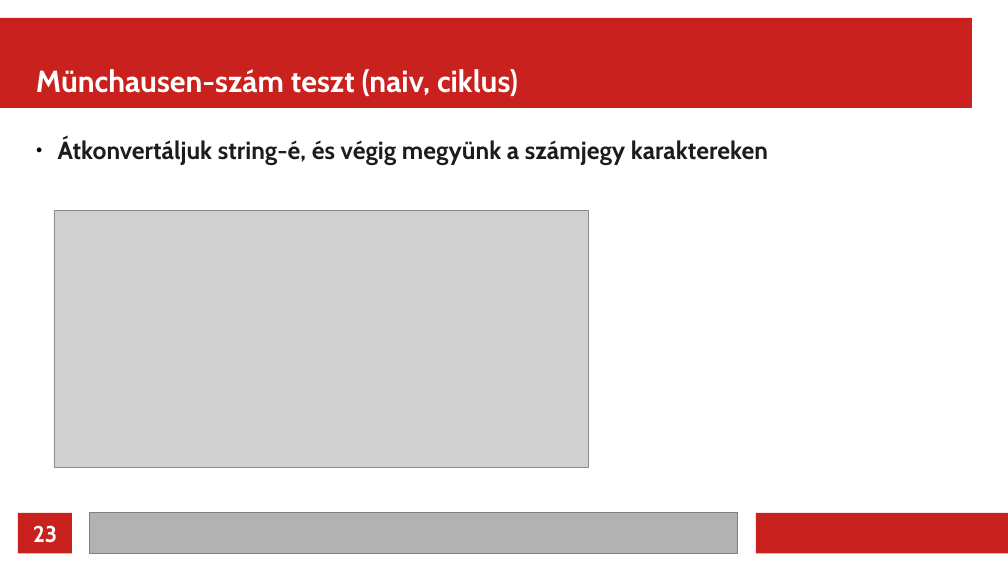
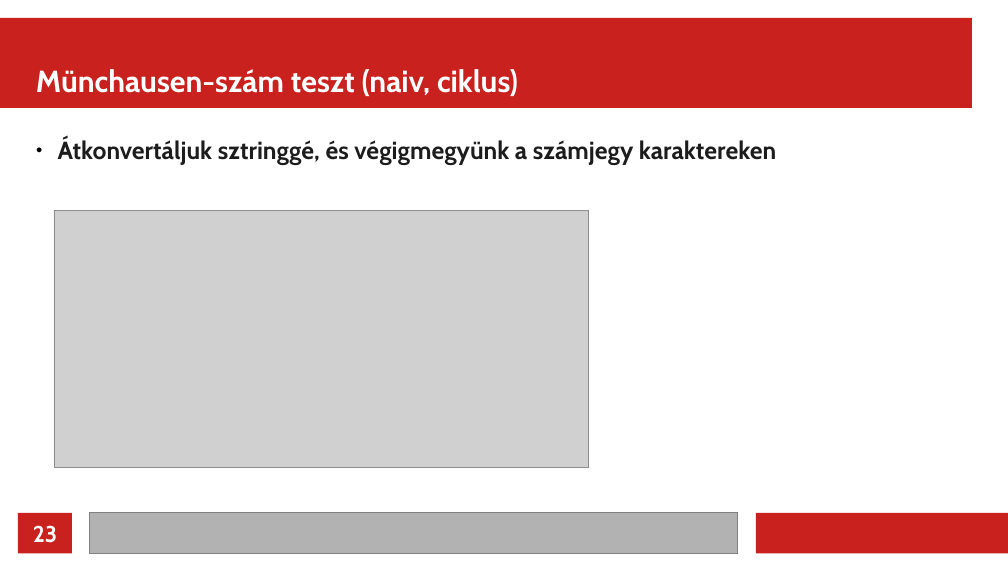
Before and after one commit to rkeeves/munchausen, a slide deck: slide 23 of presentation/munchausen_basic.odp. Drawn at 1008x567 pixels with LibreOffice and Linux fonts; fonts in the diff are those of the drawing; grey boxes stand for pictures. Boxes give left, top, right and bottom in pixels: in the first picture for what was removed or moved away, otherwise in the second. Text is boxed around its words. In the diff, an @@ line names an element or a change of style, - is before the commit and + after.

Commit message:
Grammar and content formatting fixes

```diff
--- a/presentation/munchausen_basic.odp
+++ b/presentation/munchausen_basic.odp
@@ text at bbox=[58, 139, 776, 165]: text changed @@
-● Átkonvertáljuk string-é, és végig megyünk a számjegy karaktereken
+● Átkonvertáljuk sztringgé, és végigmegyünk a számjegy karaktereken
```
Also in this commit, not shown: 11 other slides changed.
